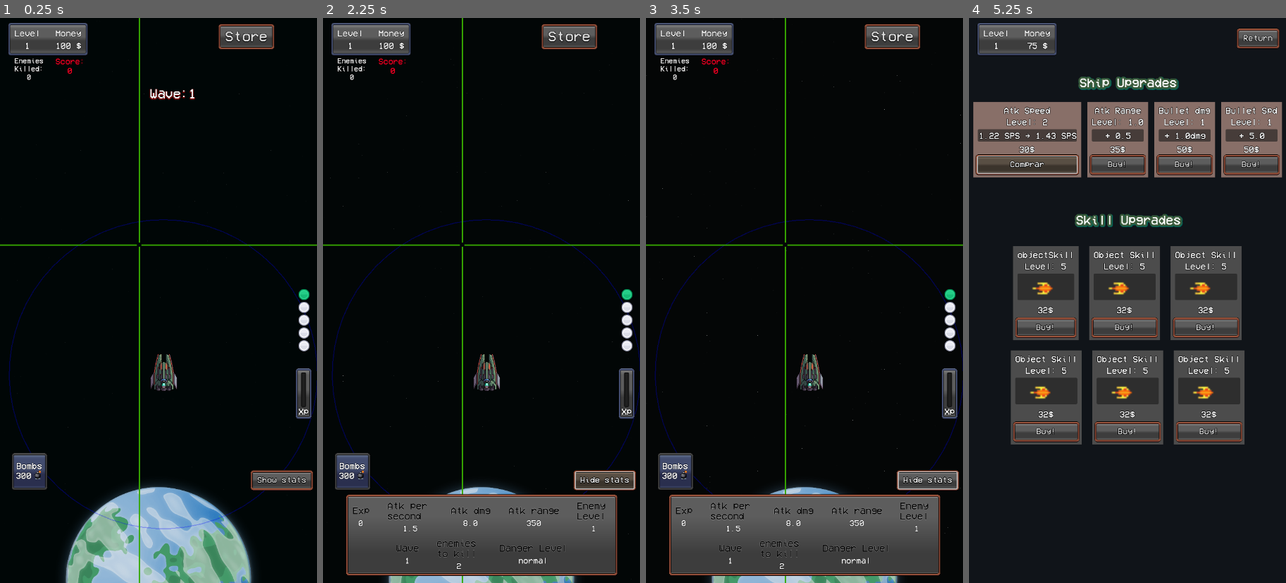
Above: before the commit, frames 1-4 (left to right).
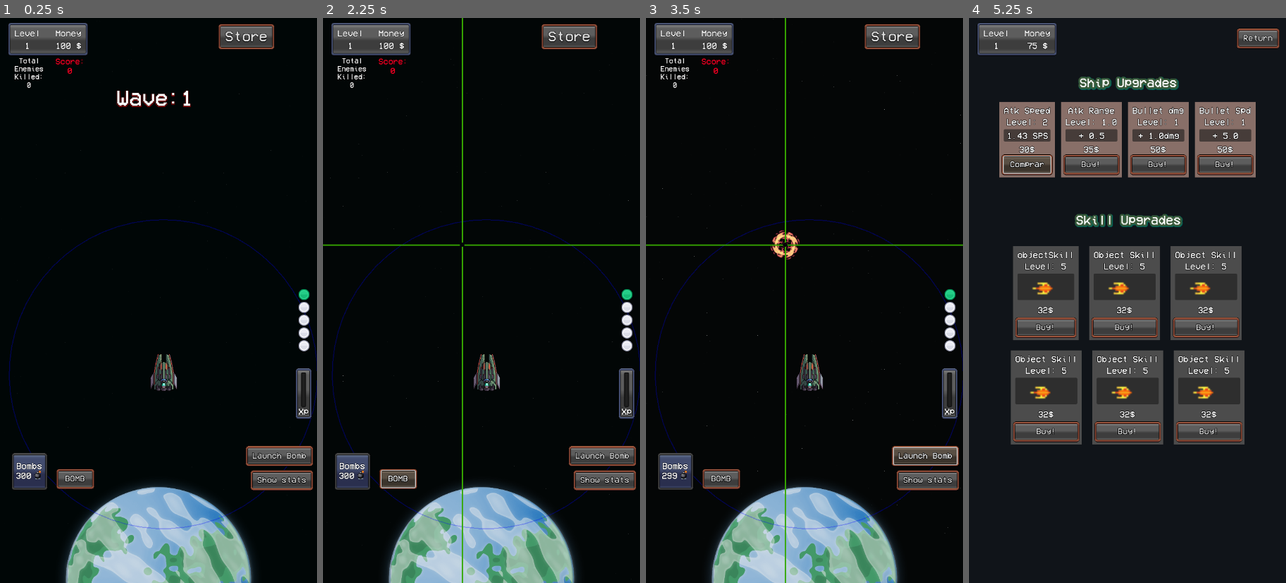
Above: after the commit, the same moments.

Repository: MauroCastro1705/mini_auto_battler
Game: Godot game, scene res://test/test-scene.tscn
Same seed, same stepped clock (60 frames per second), same inputs: the game is played once before the commit and once after it.
Inputs (mouse positions are in pixels of both pictures, inside the frame that each line leads up to):
- Up to frame 1 (0.25 s): no input
- Up to frame 2 (2.25 s): click "Show stats" at 0.5 s; click "Hide stats" at 1.25 s; click "Show stats" (after the commit: "BOMB") at 2 s
- Up to frame 3 (3.5 s): click (924, 458) at 2.75 s, where only the run after the commit has a clickable "Launch Bomb"
- Up to frame 4 (5.25 s): click (1247, 458) at 3.5 s, where only the run after the commit has a clickable "Launch Bomb"; click "Store" at 4.25 s; click "Comprar" at 5 s

The runs differ from the first frame. In frame 1, 2.6% of the frame differs, in the area x 0-100%, y 0-100%; in frame 2, 14%; in frame 3, 14%, in the area x 4-99%, y 7-99%; in frame 4, 6.3%.

Commit message:
mini updates

Diff:
--- a/autoloads/Global.gd
+++ b/autoloads/Global.gd
@@ -5,6 +5,7 @@
 signal bomb_droped
 signal wave_advanced
 signal enemigo_se_infiltro
+
 
 #player vars
 var player:Node = null
@@ -24,6 +25,7 @@
 var attack_cooldown:float = 0.7
 var atk_range:float = 350
 var mobs_killed:int = 0
+var mobs_killed_in_total:int = 0
 
 #BULLET
 var bullet_dmg:float = 8
@@ -92,6 +94,7 @@
 
 func update_enemy_kills():#update de valors del player dinero y score
 	mobs_killed += 1
+	mobs_killed_in_total += 1
 	player_money += enemigo_money
 	player_score += enemigo_score
 
--- a/logros/data_logros/data_logros.gd
+++ b/logros/data_logros/data_logros.gd
@@ -7,9 +7,13 @@
 	logros_obtenidos = {}
 
 var LOGROS = {
-	"kill_2": {
-		"title": "¡Cazador inicial!",
-		"description": "Has derrotado a 2 enemigos."
+	"kill_10": {
+		"title": "¡Primeros 10!",
+		"description": "Has derrotado a 10 enemigos."
+	},
+	"kill_20": {
+		"title": "¡Primeros 20!",
+		"description": "Has derrotado a 20 enemigos."
 	},
 	"collect_150_gold": {
 		"title": "Forrado en oro",
@@ -26,9 +30,12 @@
 
 
 func check_conditions():
-	if Global.mobs_killed >= 2 and "kill_2" not in logros_obtenidos:
-		GameManager.show_logro("kill_2")
-		logros_obtenidos["kill_2"] = true
+	if Global.mobs_killed_in_total >= 10 and "kill_10" not in logros_obtenidos:
+		GameManager.show_logro("kill_10")
+		logros_obtenidos["kill_10"] = true
+	elif  Global.mobs_killed_in_total >= 20 and "kill_20" not in 		logros_obtenidos:
+		GameManager.show_logro("kill_20")
+		logros_obtenidos["kill_20"] = true
 	elif Global.player_money >= 150 and "collect_150_gold" not in logros_obtenidos:
 		GameManager.show_logro("collect_150_gold")
 		logros_obtenidos["collect_150_gold"] = true
--- a/proyectiles/bomb/bomb_1.tscn
+++ b/proyectiles/bomb/bomb_1.tscn
@@ -1,7 +1,8 @@
-[gd_scene load_steps=18 format=3 uid="uid://b631jjvhgsbol"]
+[gd_scene load_steps=19 format=3 uid="uid://b631jjvhgsbol"]
 
 [ext_resource type="Script" uid="uid://bqjbqf1nm4y8u" path="res://resources/bomb_1.gd" id="1_2ydn0"]
 [ext_resource type="Texture2D" uid="uid://dy470e2tip1od" path="res://assets/bullets/efectos-magicos/03.png" id="2_438kd"]
+[ext_resource type="Theme" uid="uid://diel1g3cfv58k" path="res://resources/button_theme.tres" id="3_ivrvo"]
 
 [sub_resource type="CircleShape2D" id="CircleShape2D_438kd"]
 radius = 16.0
@@ -127,21 +128,42 @@
 frame = 11
 frame_progress = 1.0
 
-[node name="ColorRect" type="ColorRect" parent="."]
+[node name="CanvasLayer" type="CanvasLayer" parent="."]
+
+[node name="show_bomb" type="Button" parent="CanvasLayer"]
+offset_left = 133.0
+offset_top = 1026.0
+offset_right = 209.0
+offset_bottom = 1063.0
+theme = ExtResource("3_ivrvo")
+text = "BOMB"
+
+[node name="launch_boomb" type="Button" parent="CanvasLayer"]
+offset_left = 563.0
+offset_top = 974.0
+offset_right = 706.0
+offset_bottom = 1011.0
+theme = ExtResource("3_ivrvo")
+text = "Launch Bomb"
+
+[node name="bomb_reticule" type="Node2D" parent="."]
+unique_name_in_owner = true
+
+[node name="ColorRect" type="ColorRect" parent="bomb_reticule"]
 offset_left = 5.0
 offset_top = -1.0
 offset_right = 671.0
 offset_bottom = 2.0
 color = Color(0.216889, 0.660703, 0, 1)
 
-[node name="ColorRect2" type="ColorRect" parent="."]
+[node name="ColorRect2" type="ColorRect" parent="bomb_reticule"]
 offset_left = -723.0
 offset_top = -1.0
 offset_right = -5.0
 offset_bottom = 2.0
 color = Color(0.216889, 0.660703, 0, 1)
 
-[node name="ColorRect3" type="ColorRect" parent="."]
+[node name="ColorRect3" type="ColorRect" parent="bomb_reticule"]
 offset_left = -1.0
 offset_top = -5.0
 offset_right = 1085.0
@@ -149,7 +171,7 @@
 rotation = -1.5708
 color = Color(0.216889, 0.660703, 0, 1)
 
-[node name="ColorRect4" type="ColorRect" parent="."]
+[node name="ColorRect4" type="ColorRect" parent="bomb_reticule"]
 offset_left = -1.0
 offset_top = 1291.0
 offset_right = 1286.0
@@ -158,3 +180,5 @@
 color = Color(0.216889, 0.660703, 0, 1)
 
 [connection signal="animation_finished" from="AnimatedSprite2D" to="." method="_on_animated_sprite_2d_animation_finished"]
+[connection signal="pressed" from="CanvasLayer/show_bomb" to="." method="_on_button_pressed"]
+[connection signal="pressed" from="CanvasLayer/launch_boomb" to="." method="_on_launch_boomb_pressed"]
--- a/resources/bomb_1.gd
+++ b/resources/bomb_1.gd
@@ -1,8 +1,14 @@
 extends CharacterBody2D
+
 
 var damage:int = 10
 @onready var sprite: AnimatedSprite2D = $AnimatedSprite2D
 @onready var sprite_collision: CollisionShape2D = $explosion_area/CollisionShape2D
+@onready var bomb_reticule: Node2D = %bomb_reticule
+@onready var show_bomb: Button = $CanvasLayer/show_bomb
+@onready var launch_boomb: Button = $CanvasLayer/launch_boomb
+
+
 var speed:float = 400.0
 
 # --- Controles táctiles ---
@@ -12,6 +18,7 @@
 
 func _ready() -> void:
 	sprite.hide()
+	bomb_reticule.hide()
 
 func _input(event: InputEvent) -> void:
 	# Pulsa pantalla
@@ -37,6 +44,13 @@
 	get_input()
 	move_and_slide()
 
+func update_bomb_ui():
+	if Global.player_bombs < 1:
+		launch_boomb.text = "no bombs left"
+	else:
+		launch_boomb.text = "Launch Bomb"
+
+
 func get_input() -> void:
 	if _is_touching:
 		# Mover hacia la posición del dedo
@@ -51,6 +65,7 @@
 		velocity = input_direction * speed
 
 func explode() -> void:
+	update_bomb_ui()
 	if Global.player_bombs < 1:
 		print("no hay bombas disponibles")
 		speed = 400
@@ -77,3 +92,12 @@
 func _on_animated_sprite_2d_animation_finished() -> void:
 	sprite.hide()
 	speed = 400
+	bomb_reticule.hide()
+
+
+func _on_button_pressed() -> void:
+	bomb_reticule.show()
+
+
+func _on_launch_boomb_pressed() -> void:
+	explode()
--- a/ui/mobs_killed/mobsKilled.tscn
+++ b/ui/mobs_killed/mobsKilled.tscn
@@ -37,7 +37,7 @@
 custom_minimum_size = Vector2(20, 20)
 layout_mode = 2
 theme = ExtResource("2_mvf4e")
-text = "Enemies Killed:"
+text = "Total Enemies Killed:"
 label_settings = ExtResource("2_n1edi")
 horizontal_alignment = 1
 autowrap_mode = 2
--- a/ui/mobs_killed/mobs_killed.gd
+++ b/ui/mobs_killed/mobs_killed.gd
@@ -12,5 +12,5 @@
 	_update_text()
 
 func _update_text():
-	mobs_killed.text = str(Global.mobs_killed)
+	mobs_killed.text = str(Global.mobs_killed_in_total)
 	score_label.text = str(Global.player_score)
--- a/ui/upgrade-menu/upgrade_buttons/atk speed/stat_atk_spd.gd
+++ b/ui/upgrade-menu/upgrade_buttons/atk speed/stat_atk_spd.gd
@@ -76,12 +76,11 @@
 
 # --------- UI ----------
 func _update_ui() -> void:
-	var current_sps := _sps_for_level(level)
 	var next_sps := _sps_for_level(min(level + 1, MAX_LEVEL))
 	var cost := 0 if level >= MAX_LEVEL else _cost_for_level(level)
 
 	# Mostrar "SPS actual → SPS siguiente" con 2 decimales
-	stat_value.text = "%0.2f SPS → %0.2f SPS" % [current_sps, next_sps]
+	stat_value.text = "%0.2f SPS" % [next_sps]
 	stat_level_label.text = "Level: %d" % level
 
 	if level >= MAX_LEVEL:
--- a/ui/wave ui/wave_control.tscn
+++ b/ui/wave ui/wave_control.tscn
@@ -7,7 +7,7 @@
 
 [sub_resource type="LabelSettings" id="LabelSettings_w4vgn"]
 font = ExtResource("4_n4tl8")
-font_size = 30
+font_size = 50
 outline_size = 3
 outline_color = Color(0, 0, 0, 1)
 shadow_size = 6
@@ -27,10 +27,10 @@
 
 [node name="Label" type="Label" parent="."]
 layout_mode = 2
-offset_left = 340.0
+offset_left = 264.0
 offset_top = 154.0
-offset_right = 475.0
-offset_bottom = 196.0
+offset_right = 410.0
+offset_bottom = 198.0
 text = "Wave:"
 label_settings = SubResource("LabelSettings_w4vgn")
 
